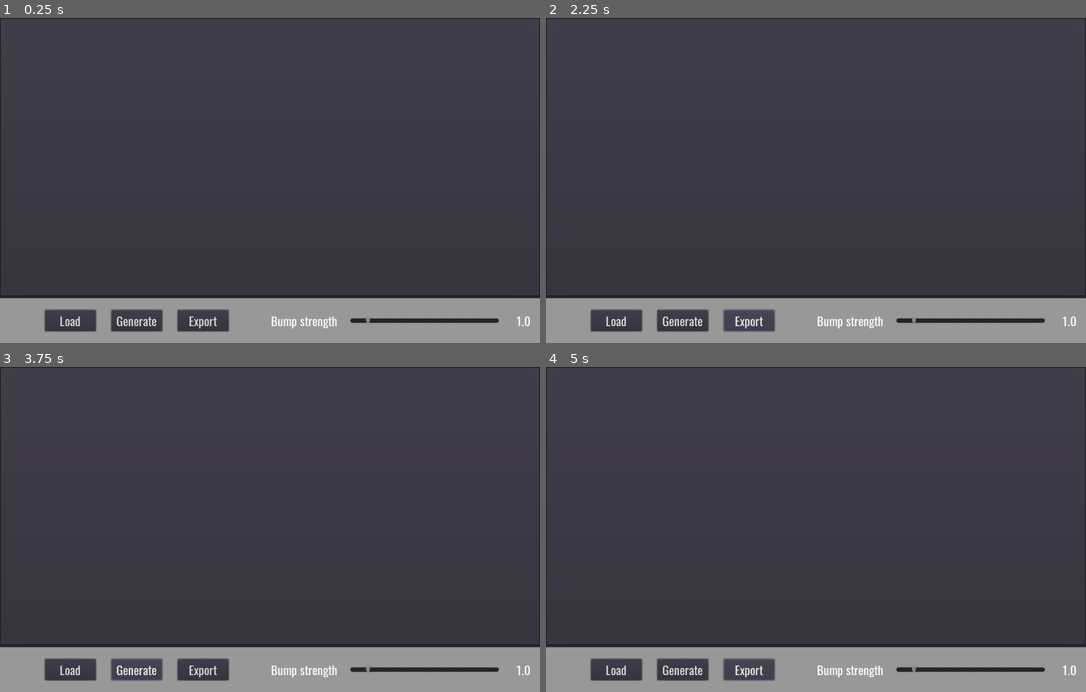
Above: before the commit, frames 1-4 (two rows, left to right).
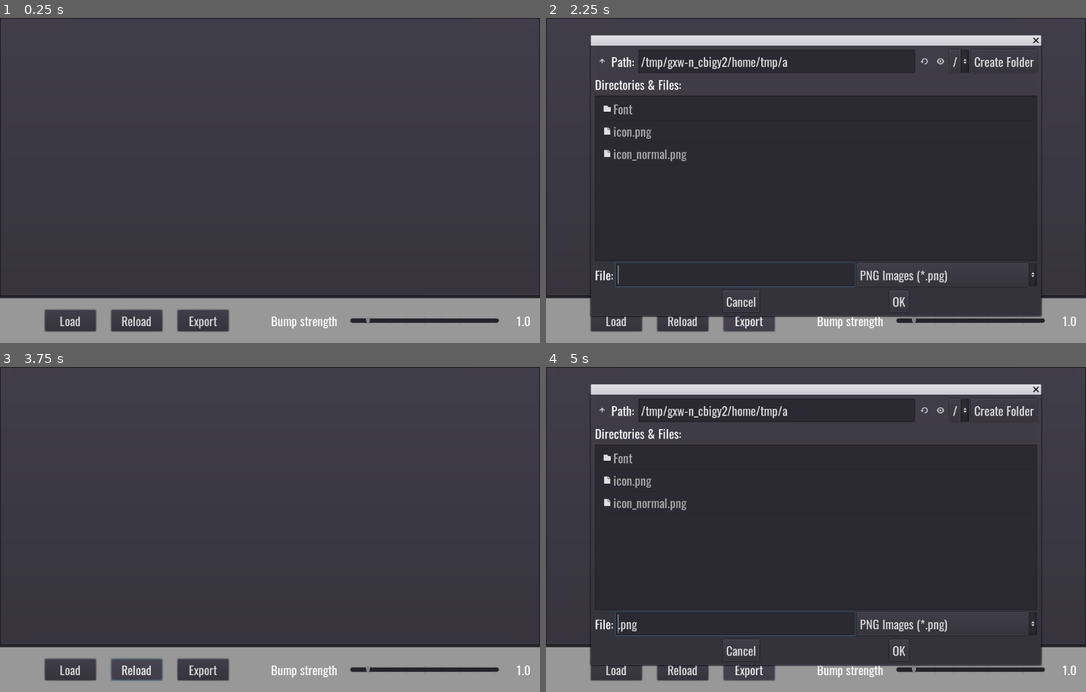
Above: after the commit, the same moments.

Repository: AndreaTerenz/HeightToNormal
Game: Godot game, scene res://Main.tscn
Two runs of this game, one before a commit and one after it. Both use one fixed random seed, a clock stepped at 60 frames per second and the inputs below.
Inputs (mouse positions are in pixels of both pictures, inside the frame that each line leads up to):
- Up to frame 1 (0.25 s): no input
- Up to frame 2 (2.25 s): click (681, 320) at 0.5 s, where only the run before the commit has a clickable "Generate"; click (681, 320) at 1.25 s, where only the run after the commit has a clickable "Reload"; click "Export" at 2 s
- Up to frame 3 (3.75 s): click (351, 649) at 2.75 s, where only the run after the commit has a clickable "OK"; click (135, 669) at 3.5 s, where only the run before the commit has a clickable "Generate"
- Up to frame 4 (5 s): click "Export" at 4.25 s

The runs differ from the first frame. In frame 1, 0.1% of the frame differs, in the area x 21-29%, y 91-95%; in frame 2, 10%; in frame 3, 0.1%; in frame 4, 10%, in the area x 8-92%, y 5-97%.
Error before the commit: Attempt to call function 'save_png' in base 'null instance' on a null instance.
Error after the commit: Attempt to call function 'get_data' in base 'null instance' on a null instance.

Commit message:
Added normalmap export

Diff:
--- a/Main.tscn
+++ b/Main.tscn
@@ -5,51 +5,61 @@
 [sub_resource type="GDScript" id=2]
 script/source = "extends Control
 
-onready var picker := $FileDialog
+onready var in_picker := $InputImgDialog
+onready var out_picker := $OutputImgDialog
 onready var bump_slider := $VBoxContainer/Panel2/MarginContainer/HBoxContainer2/HBoxContainer2/BumpSlider
 onready var src_txt := $VBoxContainer/Panel/MarginContainer/HBoxContainer/SourceTxt
 onready var dest_txt := $VBoxContainer/Panel/MarginContainer/HBoxContainer/DestTxt
 
 var source_img_loaded := false
+var image_path := \"\"
 var image := ImageTexture.new()
 var dest_mat : ShaderMaterial = null
 
 func _ready() -> void:
 	dest_mat = dest_txt.material as ShaderMaterial
 
-
 func _on_LoadBtn_pressed() -> void:
-	picker.show_modal()
-
-
-func _on_GenBtn_pressed() -> void:
+	in_picker.popup()
+
+func _on_ReloadBtn_pressed() -> void:
+	if image_path != \"\":
+		src_txt.texture = load_img_texture()
+		generate()
+
+func _on_ExportBtn_pressed() -> void:
+	out_picker.popup()
+
+func _on_in_file_selected(path: String) -> void:
+	image_path = path
+	src_txt.texture = load_img_texture()
 	generate()
 
 func generate():
 	var img = Image.new()
 	img.copy_from(image.get_data())
-
 	img.bumpmap_to_normalmap(bump_slider.value)
 
 	dest_txt.texture = ImageTexture.new()
 	dest_txt.texture.create_from_image(img)
 
-func _on_ExportBtn_pressed() -> void:
-	var output : Image = dest_txt.texture.get_data()
-
-	output.save_png(\"\")
-
-func _on_FileDialog_file_selected(path: String) -> void:
-	src_txt.texture = load_img_texture(path)
-
-func load_img_texture(path: String) -> ImageTexture:
+func load_img_texture() -> ImageTexture:
 	var img := Image.new()
-	img.load(path)
+	img.load(image_path)
+	img.convert(Image.FORMAT_L8)
 
 	image.create_from_image(img)
 	source_img_loaded = true
 
 	return image
+
+func _on_out_file_selected(path: String) -> void:
+	var output : Image = dest_txt.texture.get_data()
+
+	output.save_png(path)
+
+func _on_BumpSlider_drag_ended(value_changed: bool) -> void:
+	generate()
 "
 
 [sub_resource type="ImageTexture" id=3]
@@ -155,14 +165,14 @@
 size_flags_vertical = 4
 text = "Load"
 
-[node name="GenBtn" type="Button" parent="VBoxContainer/Panel2/MarginContainer/HBoxContainer2/HBoxContainer"]
+[node name="ReloadBtn" type="Button" parent="VBoxContainer/Panel2/MarginContainer/HBoxContainer2/HBoxContainer"]
 margin_left = 208.0
 margin_top = 23.0
 margin_right = 308.0
 margin_bottom = 65.0
 rect_min_size = Vector2( 100, 0 )
 size_flags_vertical = 4
-text = "Generate"
+text = "Reload"
 
 [node name="ExportBtn" type="Button" parent="VBoxContainer/Panel2/MarginContainer/HBoxContainer2/HBoxContainer"]
 margin_left = 338.0
@@ -214,14 +224,35 @@
 script = SubResource( 7 )
 
 [node name="InputImgDialog" type="FileDialog" parent="."]
-anchor_right = 1.0
-anchor_bottom = 1.0
-window_title = "Open a File"
+visible = true
+anchor_right = 1.0
+anchor_bottom = 1.0
+margin_left = 88.0
+margin_top = 53.0
+margin_right = -88.0
+margin_bottom = -53.0
+window_title = ""
+mode_overrides_title = false
 mode = 0
 access = 2
+filters = PoolStringArray( "*.png ; PNG Images" )
+
+[node name="OutputImgDialog" type="FileDialog" parent="."]
+visible = true
+anchor_right = 1.0
+anchor_bottom = 1.0
+margin_left = 88.0
+margin_top = 54.0
+margin_right = -88.0
+margin_bottom = -53.0
+window_title = ""
+access = 2
+filters = PoolStringArray( "*.png ; PNG Images" )
 
 [connection signal="pressed" from="VBoxContainer/Panel2/MarginContainer/HBoxContainer2/HBoxContainer/LoadBtn" to="." method="_on_LoadBtn_pressed"]
-[connection signal="pressed" from="VBoxContainer/Panel2/MarginContainer/HBoxContainer2/HBoxContainer/GenBtn" to="." method="_on_GenBtn_pressed"]
+[connection signal="pressed" from="VBoxContainer/Panel2/MarginContainer/HBoxContainer2/HBoxContainer/ReloadBtn" to="." method="_on_ReloadBtn_pressed"]
 [connection signal="pressed" from="VBoxContainer/Panel2/MarginContainer/HBoxContainer2/HBoxContainer/ExportBtn" to="." method="_on_ExportBtn_pressed"]
+[connection signal="drag_ended" from="VBoxContainer/Panel2/MarginContainer/HBoxContainer2/HBoxContainer2/BumpSlider" to="." method="_on_BumpSlider_drag_ended"]
 [connection signal="value_changed" from="VBoxContainer/Panel2/MarginContainer/HBoxContainer2/HBoxContainer2/BumpSlider" to="VBoxContainer/Panel2/MarginContainer/HBoxContainer2/HBoxContainer2/Label2" method="_on_bump_changed"]
-[connection signal="file_selected" from="InputImgDialog" to="." method="_on_FileDialog_file_selected"]
+[connection signal="file_selected" from="InputImgDialog" to="." method="_on_in_file_selected"]
+[connection signal="file_selected" from="OutputImgDialog" to="." method="_on_out_file_selected"]
Binary file changed: icon.png
Binary file added: icon_normal.png
Not shown, added: icon_normal.png.import
